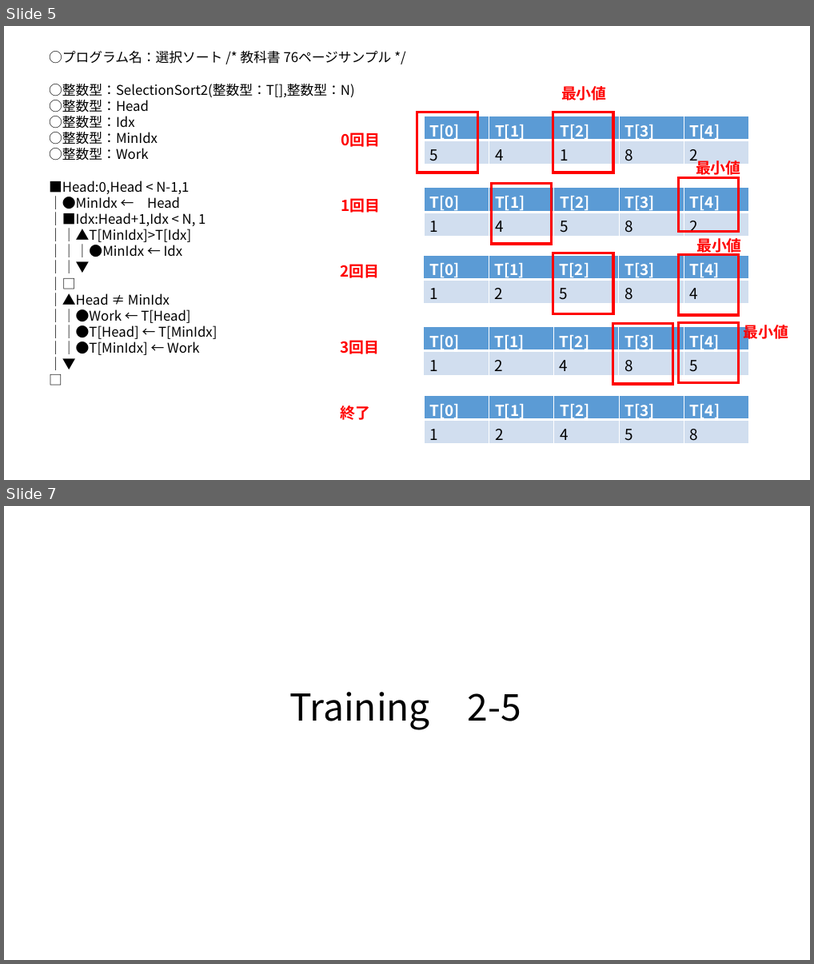
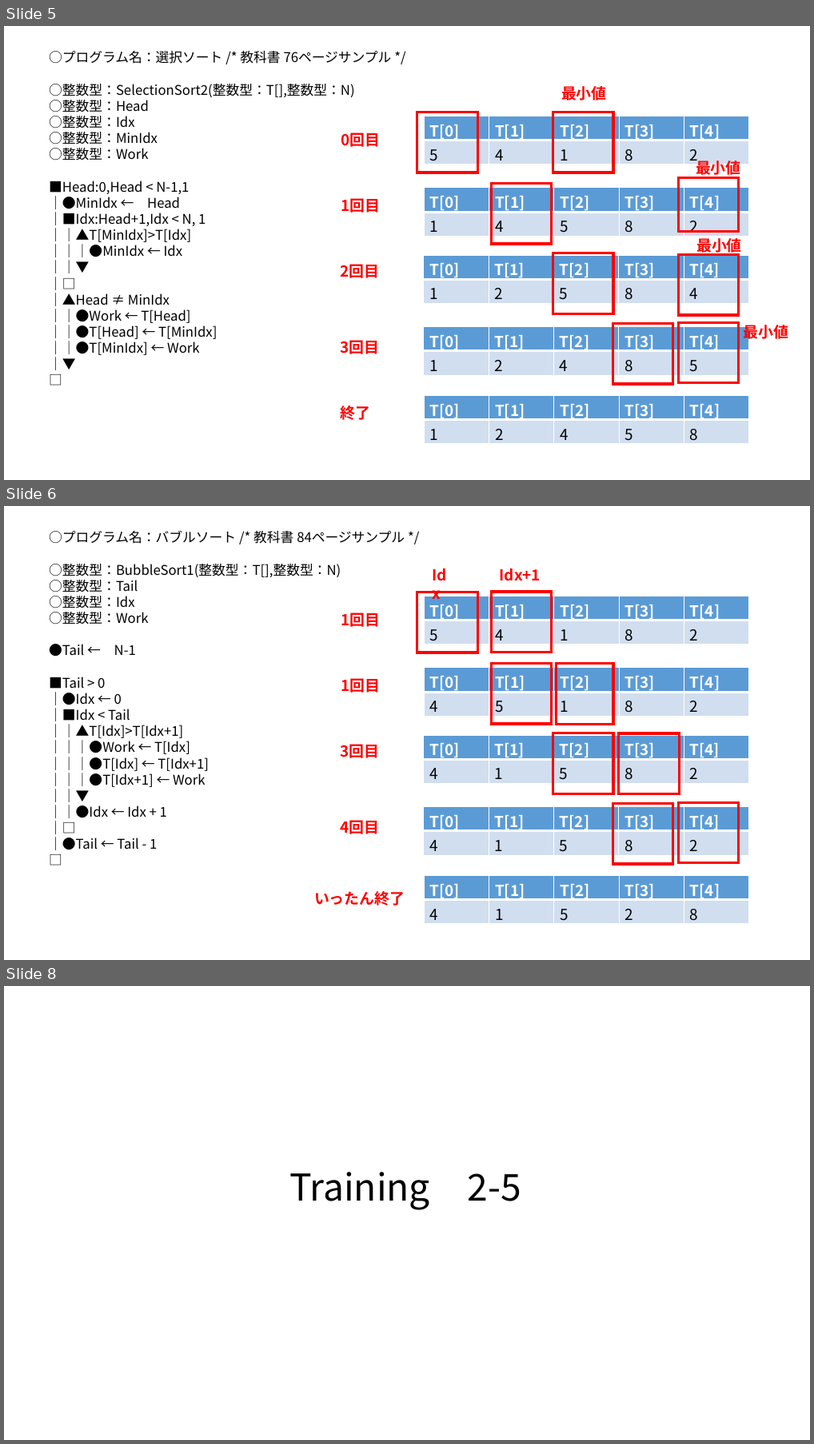
Before and after one commit to masakage/algorithm, a slide deck: docs/第11回選択法交換法アルゴリズム .pptx. Shown one above the other, each under a label of ours: slides 5 and 7 before the commit, slides 5, 6 and 8 after it; the slides between them are not shown. The pictures are 814x964 and 814x1444 pixels, drawn with LibreOffice and Linux fonts; fonts in the diff are those of the drawing. Boxes give left, top, right and bottom in pixels: in the first picture for what was removed or moved away, otherwise in the second. Text is boxed around its words. In the diff, an @@ line names an element or a change of style, - is before the commit and + after.

```diff
--- a/docs/第11回選択法交換法アルゴリズム .pptx
+++ b/docs/第11回選択法交換法アルゴリズム .pptx
@@ slide 6 added at (x1=4, y1=506, x2=810, y2=960), background #FFFFFF @@
@@ text added at (x1=49, y1=531, x2=405, y2=850), 16 pt, text #000000 @@
+○プログラム名：バブルソート /* 教科書 84ページサンプル */
+○整数型：BubbleSort1(整数型：T[],整数型：N)
+○整数型：Tail
+○整数型：Idx
+○整数型：Work
+●Tail ← N-1
+■Tail > 0
+｜●Idx ← 0
+｜■Idx < Tail
+｜｜▲T[Idx]>T[Idx+1]
+｜｜｜●Work ← T[Idx]
+｜｜｜●T[Idx] ← T[Idx+1]
+｜｜｜●T[Idx+1] ← Work
+｜｜▼
+｜｜●Idx ← Idx + 1
+｜□
+｜●Tail ← Tail - 1
+□
@@ text added at (x1=426, y1=563, x2=461, y2=587), 18 pt, text #FF0000, bold @@
+Idx
@@ text added at (x1=500, y1=568, x2=541, y2=581), 18 pt, text #FF0000, bold @@
+Idx+1
@@ rectangle added at (x1=418, y1=592, x2=478, y2=652), outline #FF0000 3 pt @@
@@ table added at (x1=425, y1=596, x2=751, y2=648), 2 rows, 5 columns @@
+T[0] | T[1] | T[2] | T[3] | T[4]
+5 | 4 | 1 | 8 | 2
@@ rectangle added at (x1=491, y1=592, x2=552, y2=652), outline #FF0000 3 pt @@
@@ text added at (x1=341, y1=612, x2=380, y2=627), 18 pt, text #FF0000, bold @@
+1回目
@@ table added at (x1=425, y1=668, x2=751, y2=720), 2 rows, 5 columns @@
+T[0] | T[1] | T[2] | T[3] | T[4]
+4 | 5 | 1 | 8 | 2
@@ rectangle added at (x1=491, y1=664, x2=552, y2=724), outline #FF0000 3 pt @@
@@ rectangle added at (x1=556, y1=664, x2=614, y2=724), outline #FF0000 3 pt @@
@@ text added at (x1=341, y1=678, x2=380, y2=692), 18 pt, text #FF0000, bold @@
+1回目
@@ text added at (x1=341, y1=744, x2=380, y2=758), 18 pt, text #FF0000, bold @@
+3回目
@@ table added at (x1=424, y1=735, x2=750, y2=787), 2 rows, 5 columns @@
+T[0] | T[1] | T[2] | T[3] | T[4]
+4 | 1 | 5 | 8 | 2
@@ rectangle added at (x1=554, y1=733, x2=614, y2=793), outline #FF0000 3 pt @@
@@ rectangle added at (x1=619, y1=733, x2=680, y2=794), outline #FF0000 3 pt @@
@@ table added at (x1=424, y1=807, x2=750, y2=859), 2 rows, 5 columns @@
+T[0] | T[1] | T[2] | T[3] | T[4]
+4 | 1 | 5 | 8 | 2
@@ rectangle added at (x1=613, y1=803, x2=674, y2=864), outline #FF0000 3 pt @@
@@ rectangle added at (x1=678, y1=803, x2=739, y2=863), outline #FF0000 3 pt @@
@@ text added at (x1=341, y1=820, x2=380, y2=834), 18 pt, text #FF0000, bold @@
+4回目
@@ table added at (x1=425, y1=875, x2=751, y2=927), 2 rows, 5 columns @@
+T[0] | T[1] | T[2] | T[3] | T[4]
+4 | 1 | 5 | 2 | 8
@@ text added at (x1=314, y1=891, x2=405, y2=905), 18 pt, text #FF0000, bold @@
+いったん終了
@@ what was slide 7 is now slide 8 @@
```
Also in this commit, not shown: 1 slide changed.
